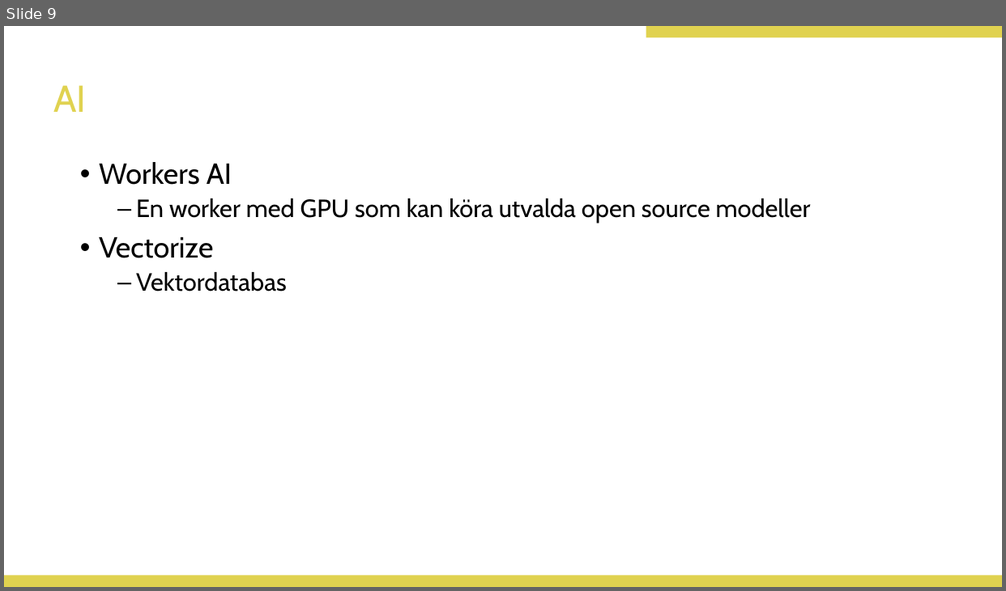
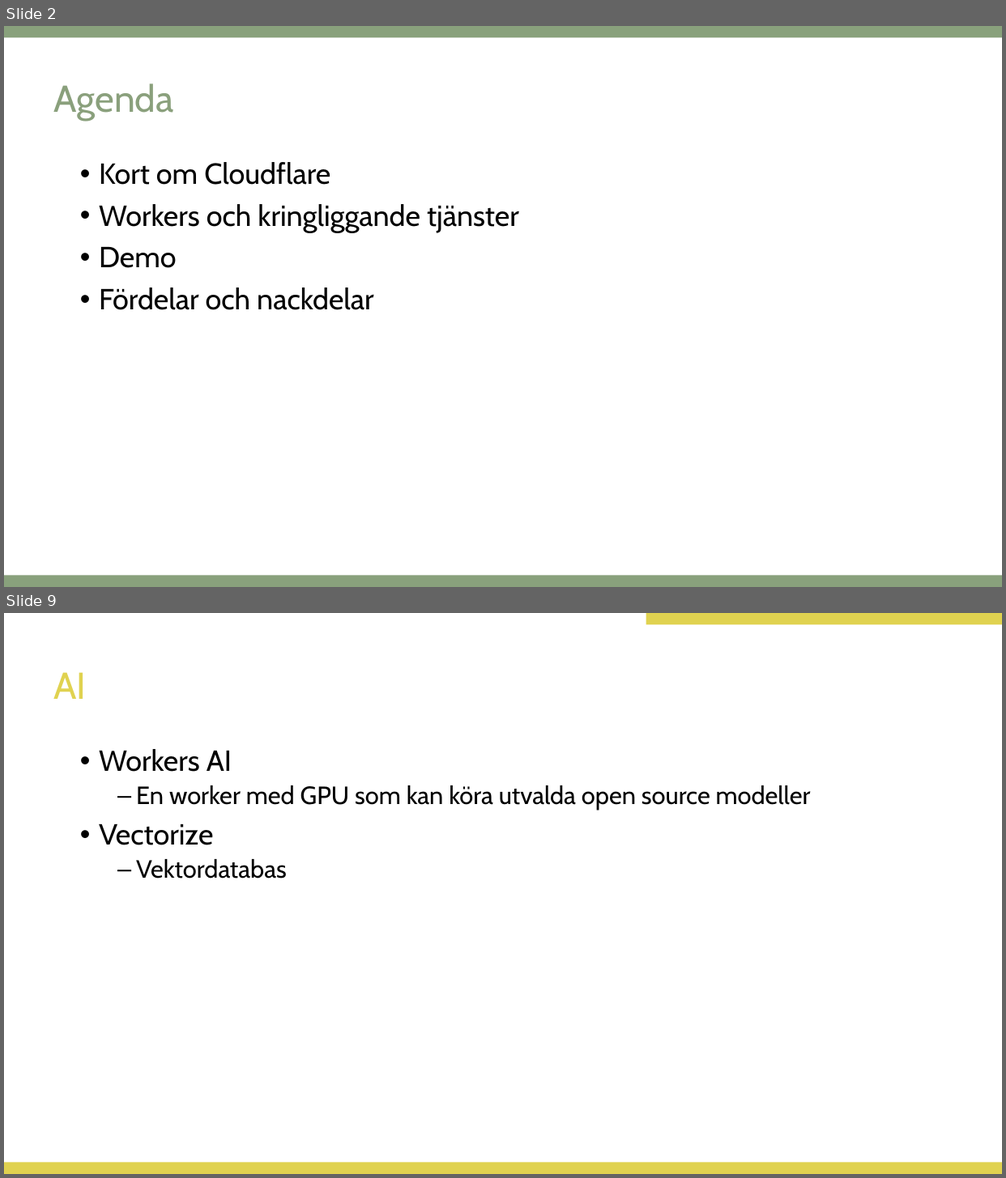
Before and after one commit to Doverstav/kitscon241, a slide deck: docs/presentation.pptx. Shown one above the other, each under a label of ours: slide 9 before the commit, slides 2 and 9 after it; the slides between them are not shown. The pictures are 1006x591 and 1006x1178 pixels, drawn with LibreOffice and Linux fonts; fonts in the diff are those of the drawing; background and template pictures are left out. Boxes give left, top, right and bottom in pixels: in the first picture for what was removed or moved away, otherwise in the second. Text is boxed around its words. In the diff, an @@ line names an element or a change of style, - is before the commit and + after.

```diff
--- a/docs/presentation.pptx
+++ b/docs/presentation.pptx
@@ slide 2 added at (4, 26, 1002, 587), background #FFFFFF @@
@@ rectangle added at (4, 26, 1002, 38), fill #89A17C @@
@@ title added at (53, 84, 173, 120), 36 pt, text #8AA07C @@
+Agenda
@@ text added at (99, 162, 519, 310), 28 pt, text #000000 @@
+• Kort om Cloudflare
+• Workers och kringliggande tjänster
+• Demo
+• Fördelar och nackdelar
@@ rectangle added at (4, 575, 1002, 587), fill #89A17C @@
```
Also in this commit, not shown: 5 slides changed, 8 other slides added, 7 slides removed, 1 other file.
